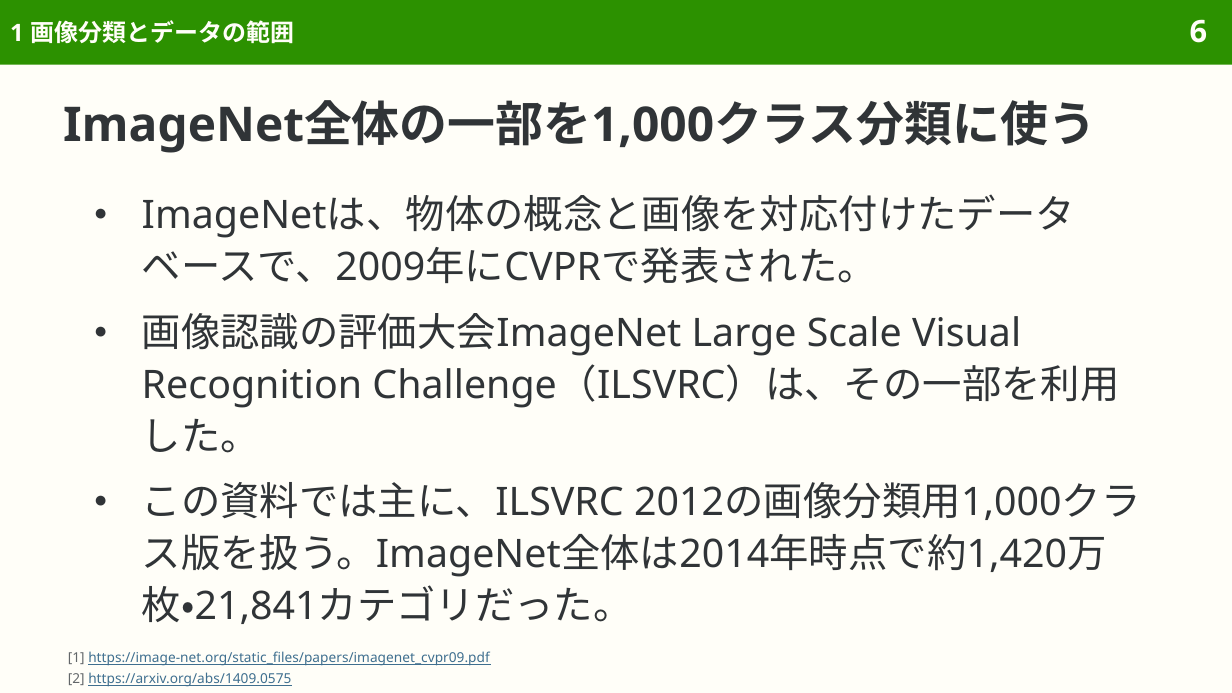
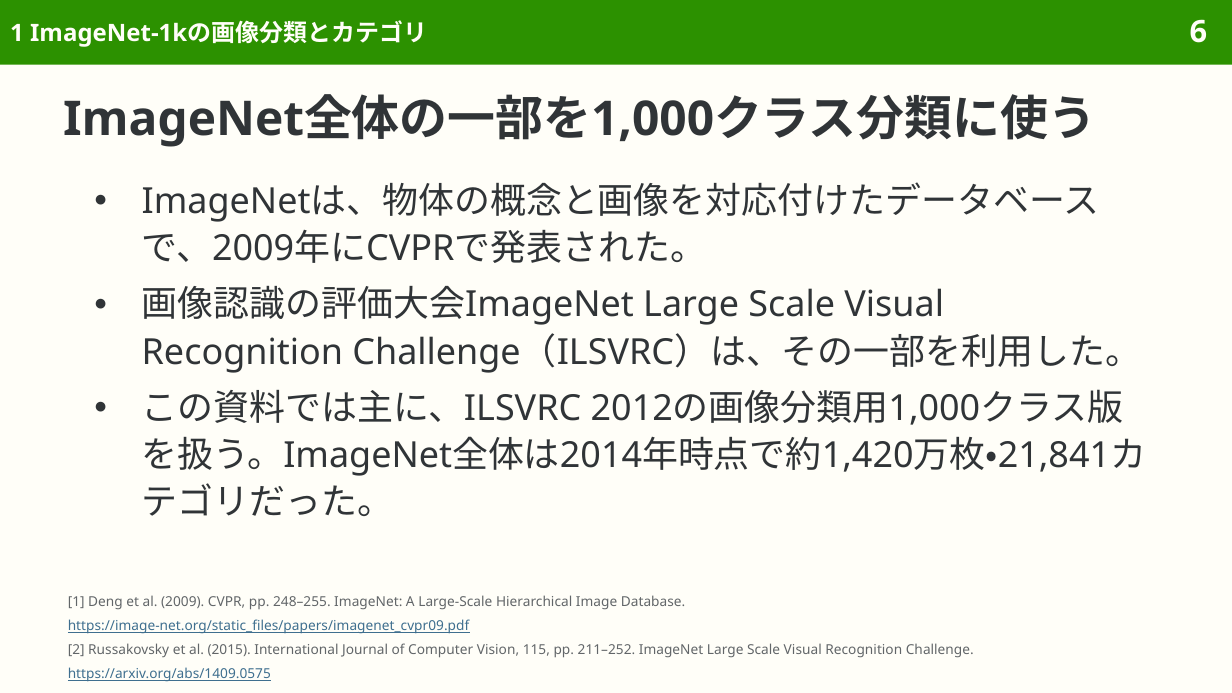
Before and after one commit to sasakiy84/datasets-in-10-minutes, a slide deck: slide 6 of slides/datasets-in-10-minutes-imagenet.pptx. Drawn at 1232x693 pixels with LibreOffice and Linux fonts; fonts in the diff are those of the drawing. Boxes give left, top, right and bottom in pixels: in the first picture for what was removed or moved away, otherwise in the second. Text is boxed around its words. In the diff, an @@ line names an element or a change of style, - is before the commit and + after.

Commit message:
Add FineWeb slides and refine dataset slide content and layout

```diff
--- a/slides/datasets-in-10-minutes-imagenet.pptx
+++ b/slides/datasets-in-10-minutes-imagenet.pptx
@@ title at bbox=[10, 20, 427, 47]: text changed @@
-1 画像分類とデータの範囲
+1 ImageNet-1kの画像分類とカテゴリ
@@ title "ImageNet全体の一部を1,000クラス分類に使う" at bbox=[63, 94, 1096, 147]: line spacing 1.1 to 1 @@
@@ text "ImageNetは、物体の概念と画像を対応付けたデータベースで、2009年にCVPRで発表された。": place and size @@
-text "ImageNetは、物体の概念と画像を対応付けたデータベースで、2009年にCVPRで発表された。" at bbox=[142, 194, 1141, 624]
+text "ImageNetは、物体の概念と画像を対応付けたデータベースで、2009年にCVPRで発表された。" at bbox=[142, 182, 1146, 516]
@@ text "ImageNetは、物体の概念と画像を対応付けたデータベースで、2009年にCVPRで発表された。" at bbox=[142, 182, 1146, 516]: size 23 to 21 pt; less space between paragraphs @@
@@ text added at bbox=[68, 595, 686, 610], 8 pt, text #626669 @@
+[1] Deng et al. (2009). CVPR, pp. 248–255. ImageNet: A Large-Scale Hierarchical Image Database.
@@ text at bbox=[68, 619, 470, 634]: text changed @@
-[1] https://image-net.org/static_files/papers/imagenet_cvpr09.pdf
-[2] https://arxiv.org/abs/1409.0575
+https://image-net.org/static_files/papers/imagenet_cvpr09.pdf
@@ text added at bbox=[68, 643, 974, 658], 8 pt, text #626669 @@
+[2] Russakovsky et al. (2015). International Journal of Computer Vision, 115, pp. 211–252. ImageNet Large Scale Visual Recognition Challenge.
@@ text added at bbox=[68, 667, 271, 682], 8 pt, text #3F6F8F, underline @@
+https://arxiv.org/abs/1409.0575
```
Also in this commit, not shown: 73 other slides changed, 14 other files.
